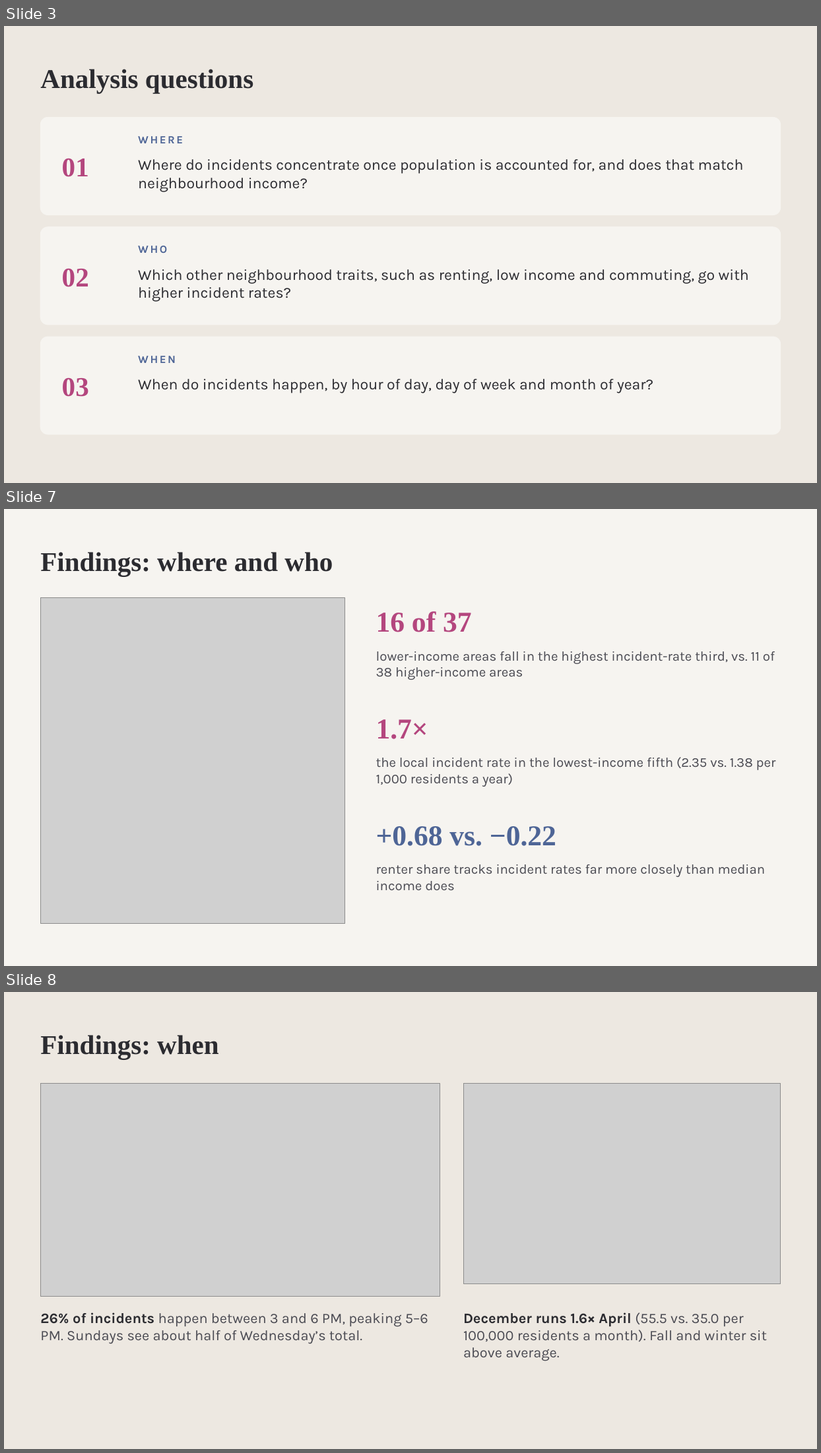
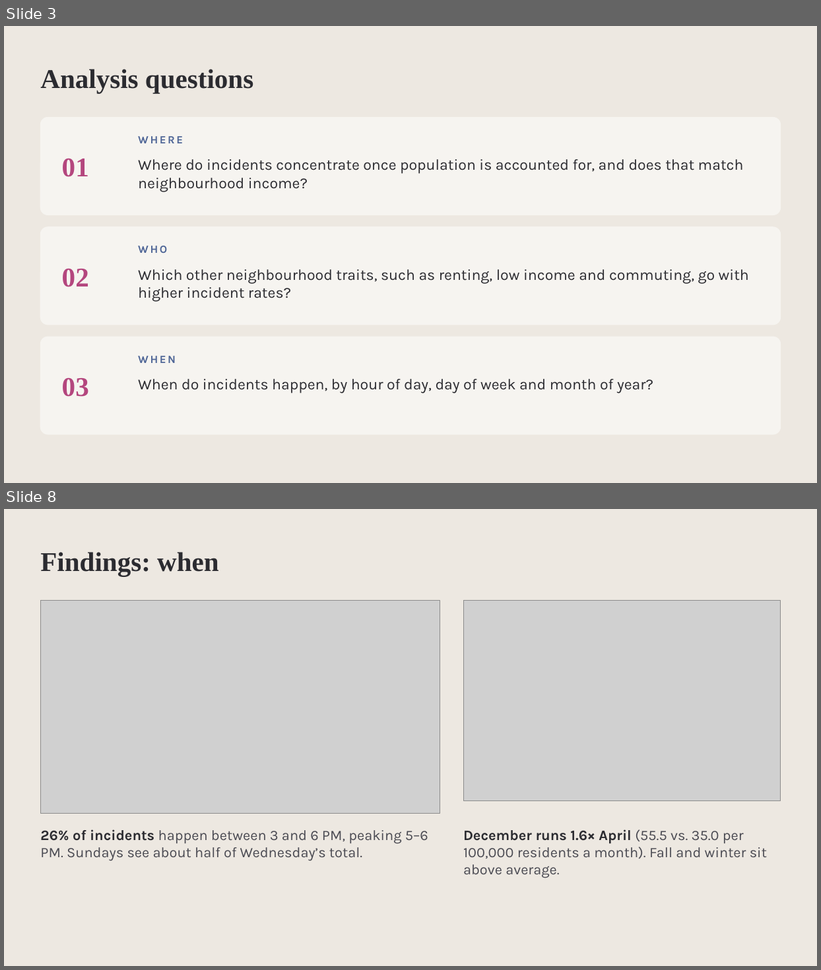
Before and after one commit to AdrianJulve/calgary-traffic-dashboard, a slide deck: Calgary_Traffic_Midpoint.pptx. Shown one above the other, each under a label of ours: slides 3, 7 and 8 before the commit, slides 3 and 8 after it; the slides between them are not shown. The pictures are 821x1453 and 821x970 pixels, drawn with LibreOffice and Linux fonts; fonts in the diff are those of the drawing; grey boxes stand for pictures. Boxes give left, top, right and bottom in pixels: in the first picture for what was removed or moved away, otherwise in the second. Text is boxed around its words. In the diff, an @@ line names an element or a change of style, - is before the commit and + after.

```diff
--- a/Calgary_Traffic_Midpoint.pptx
+++ b/Calgary_Traffic_Midpoint.pptx
@@ slide 7 removed at (x1=4, y1=509, x2=817, y2=966), background #F6F4F0 @@
@@ title removed at (x1=40, y1=552, x2=333, y2=576) @@
-Findings: where and who
@@ picture removed at (x1=40, y1=597, x2=345, y2=923) @@
@@ text removed at (x1=376, y1=611, x2=472, y2=632) @@
-16 of 37
@@ text removed at (x1=376, y1=652, x2=775, y2=680) @@
-lower-income areas fall in the highest incident-rate third, vs. 11 of 38 higher-income areas
@@ text removed at (x1=376, y1=720, x2=428, y2=739) @@
-1.7×
@@ text removed at (x1=376, y1=757, x2=776, y2=787) @@
-the local incident rate in the lowest-income fifth (2.35 vs. 1.38 per 1,000 residents a year)
@@ text removed at (x1=376, y1=826, x2=556, y2=846) @@
-+0.68 vs. −0.22
@@ text removed at (x1=376, y1=865, x2=766, y2=890) @@
-renter share tracks incident rates far more closely than median income does
```
Also in this commit, not shown: 3 slides changed, 3 slides added, 2 other slides removed.
